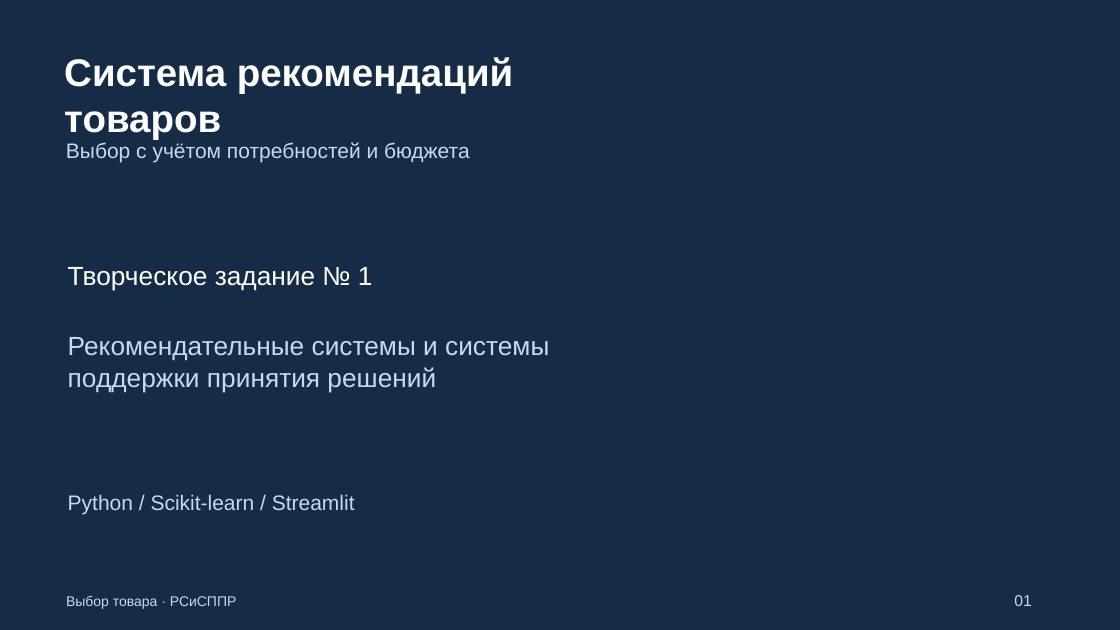
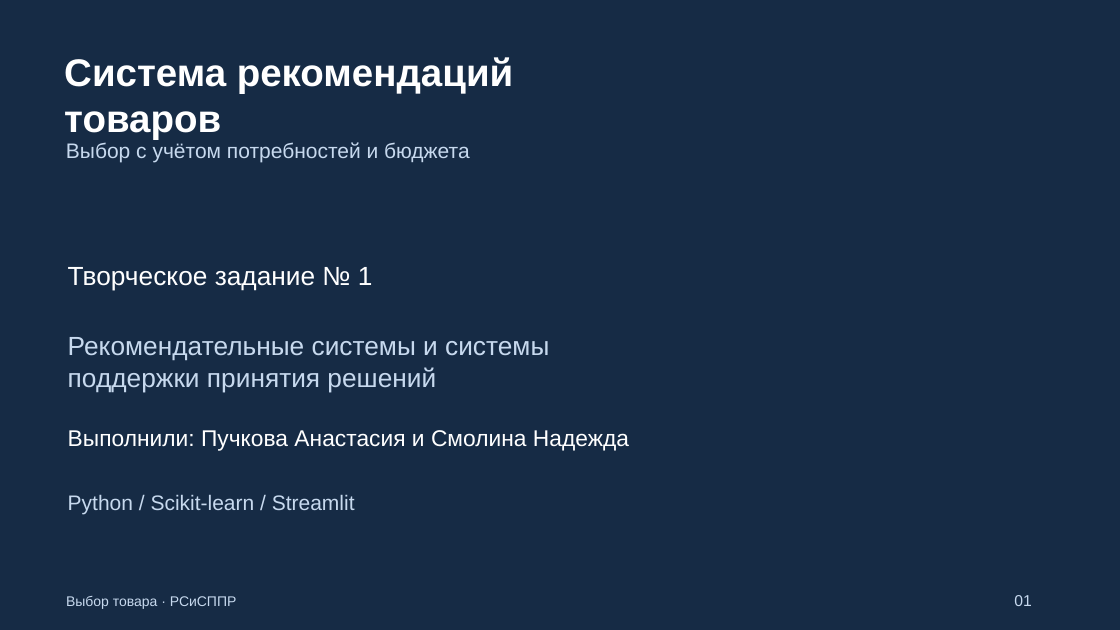
Before and after one commit to puuchkova/recommendation-system, a slide deck: slide 1 of reports/Презентация.pptx. Drawn at 1120x630 pixels with LibreOffice and Linux fonts; fonts in the diff are those of the drawing. Boxes give left, top, right and bottom in pixels: in the first picture for what was removed or moved away, otherwise in the second. Text is boxed around its words. In the diff, an @@ line names an element or a change of style, - is before the commit and + after.

```diff
--- a/reports/Презентация.pptx
+++ b/reports/Презентация.pptx
@@ text added at bbox=[68, 430, 629, 451], 19.5 pt, text #FFFFFF @@
+Выполнили: Пучкова Анастасия и Смолина Надежда
```
Also in this commit, not shown: 2 other files.
